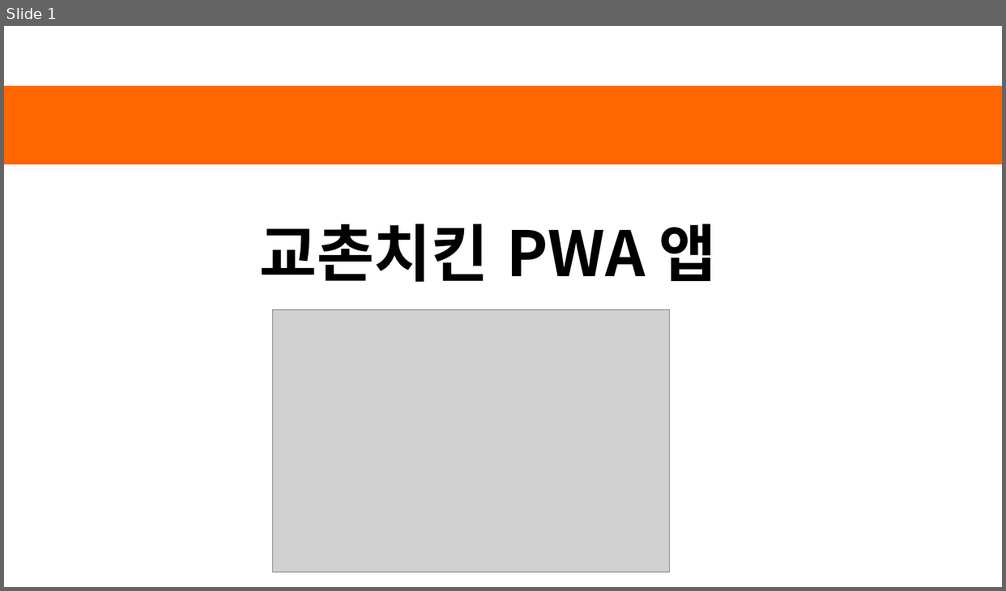
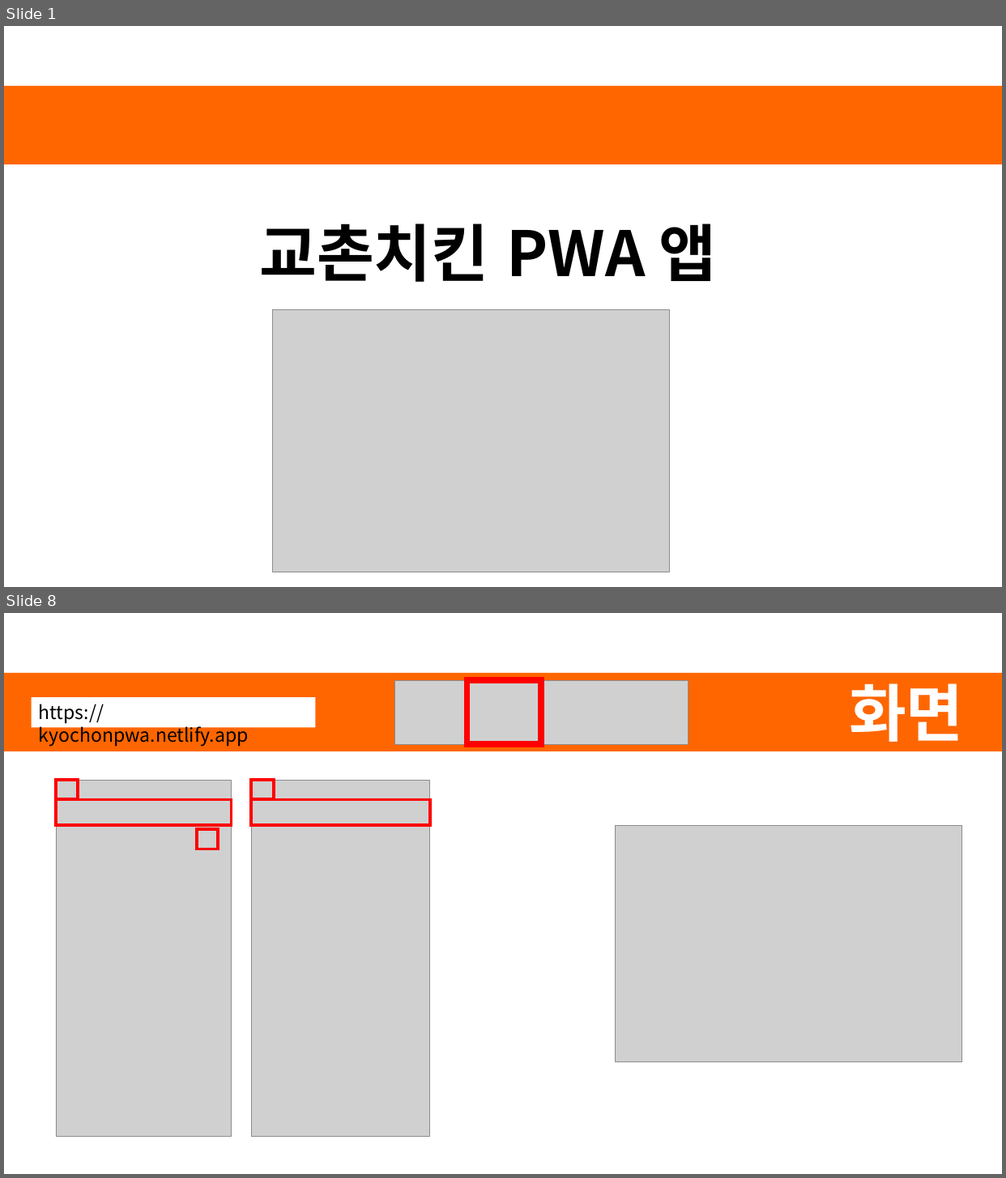
Before and after one commit to SWCheol/kyochon, a slide deck: kyochon.pptx. Shown one above the other, each under a label of ours: slide 1 before the commit, slides 1 and 8 after it; the slides between them are not shown. The pictures are 1006x591 and 1006x1178 pixels, drawn with LibreOffice and Linux fonts; fonts in the diff are those of the drawing; grey boxes stand for pictures. Boxes give left, top, right and bottom in pixels: in the first picture for what was removed or moved away, otherwise in the second. Text is boxed around its words. In the diff, an @@ line names an element or a change of style, - is before the commit and + after.

Commit message:
netlify pwa

```diff
--- a/kyochon.pptx
+++ b/kyochon.pptx
@@ slide 8 added at [4,613,1002,1174], background #FFFFFF; not listed: 1 template element that a slide beside it also shows @@
@@ picture added at [394,680,688,744] @@
@@ rectangle added at [467,680,542,744], outline #FF0000 6 pt @@
@@ text added at [849,683,964,753], 60 pt, text #FFFFFF, bold @@
+화면
@@ rectangle added at [31,697,315,727], fill #FFFFFF, 18 pt, text #000000 @@
+https://kyochonpwa.netlify.app
@@ rectangle added at [56,780,78,799], outline #FF0000 3 pt @@
@@ picture added at [57,780,232,1137] @@
@@ picture added at [251,780,430,1137] @@
@@ rectangle added at [251,780,274,799], outline #FF0000 3 pt @@
@@ rectangle added at [56,799,232,825], outline #FF0000 3 pt @@
@@ rectangle added at [251,799,430,825], outline #FF0000 3 pt @@
@@ rectangle added at [197,829,218,849], outline #FF0000 3 pt @@
@@ picture added at [616,825,962,1063] @@
```
Also in this commit, not shown: 6 slides changed, 4 other slides added, 3 slides removed, 2 other files.
